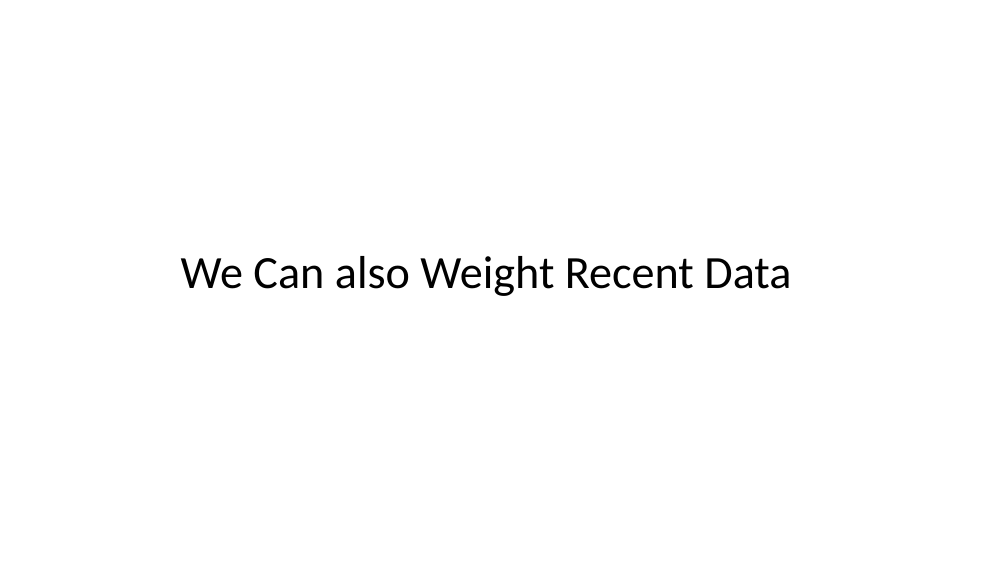
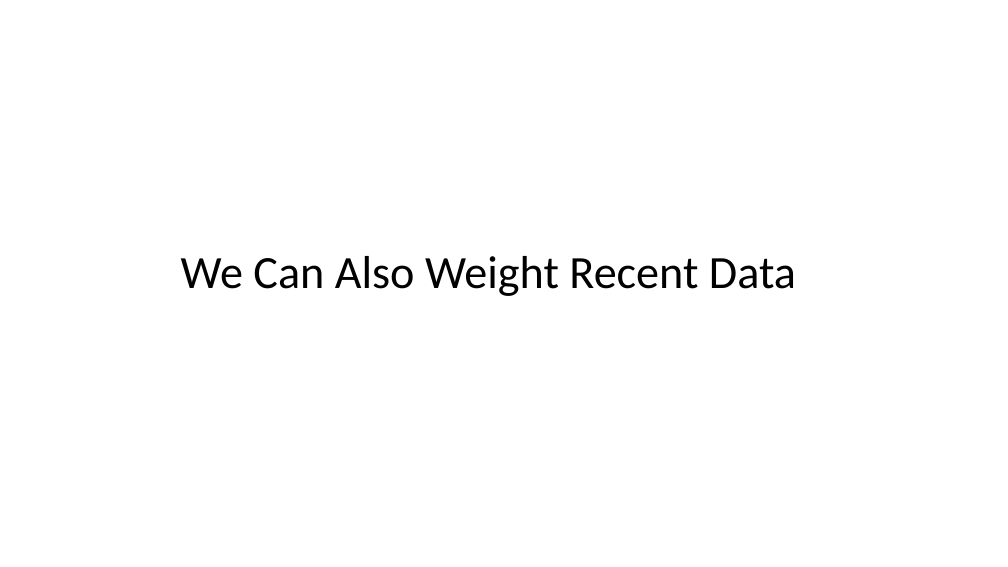
Before and after one commit to christy108/PATTERN_PROJECT_QUANT_WORKSHOP, a slide deck: slide 9 of Presentation/Presentation.pptx. Drawn at 1008x567 pixels with LibreOffice and Linux fonts; fonts in the diff are those of the drawing. Boxes give left, top, right and bottom in pixels: in the first picture for what was removed or moved away, otherwise in the second. Text is boxed around its words. In the diff, an @@ line names an element or a change of style, - is before the commit and + after.

```diff
--- a/Presentation/Presentation.pptx
+++ b/Presentation/Presentation.pptx
@@ title at <box>181,256,796,296</box>: text changed @@
-We Can also Weight Recent Data
+We Can Also Weight Recent Data
```
Also in this commit, not shown: 11 other slides changed, 17 slides added, 2 slides removed.
